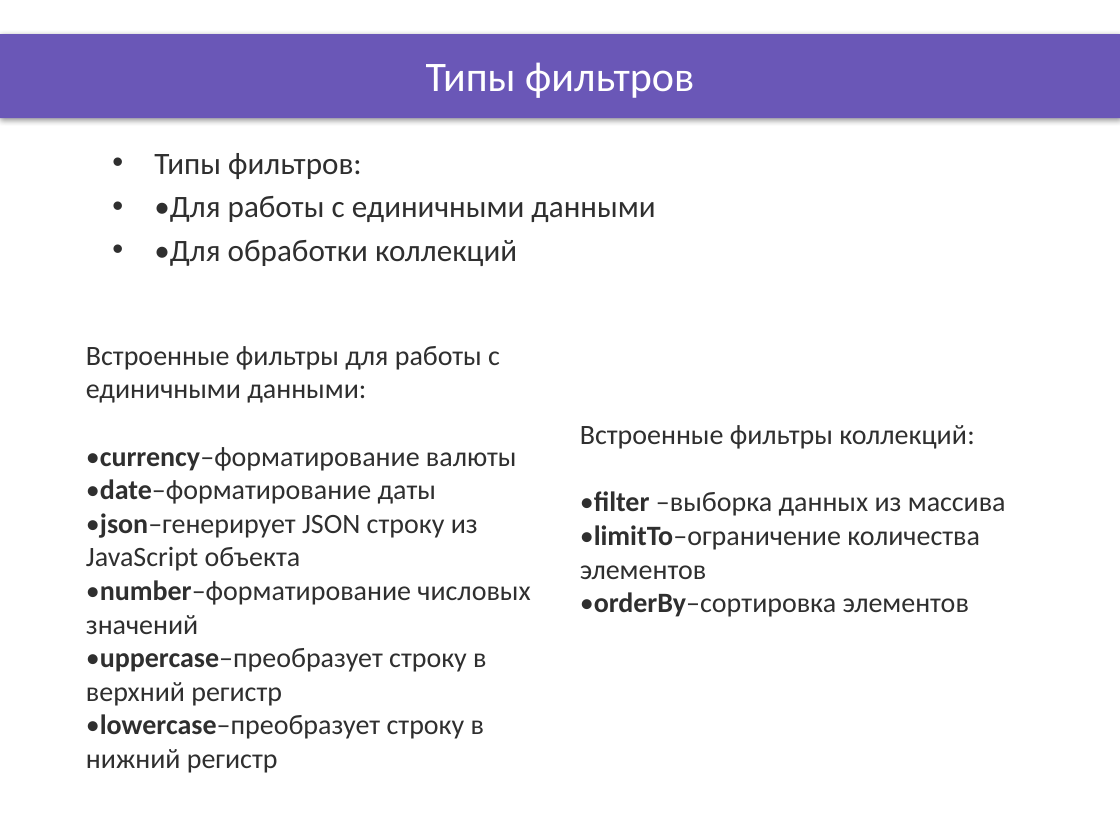
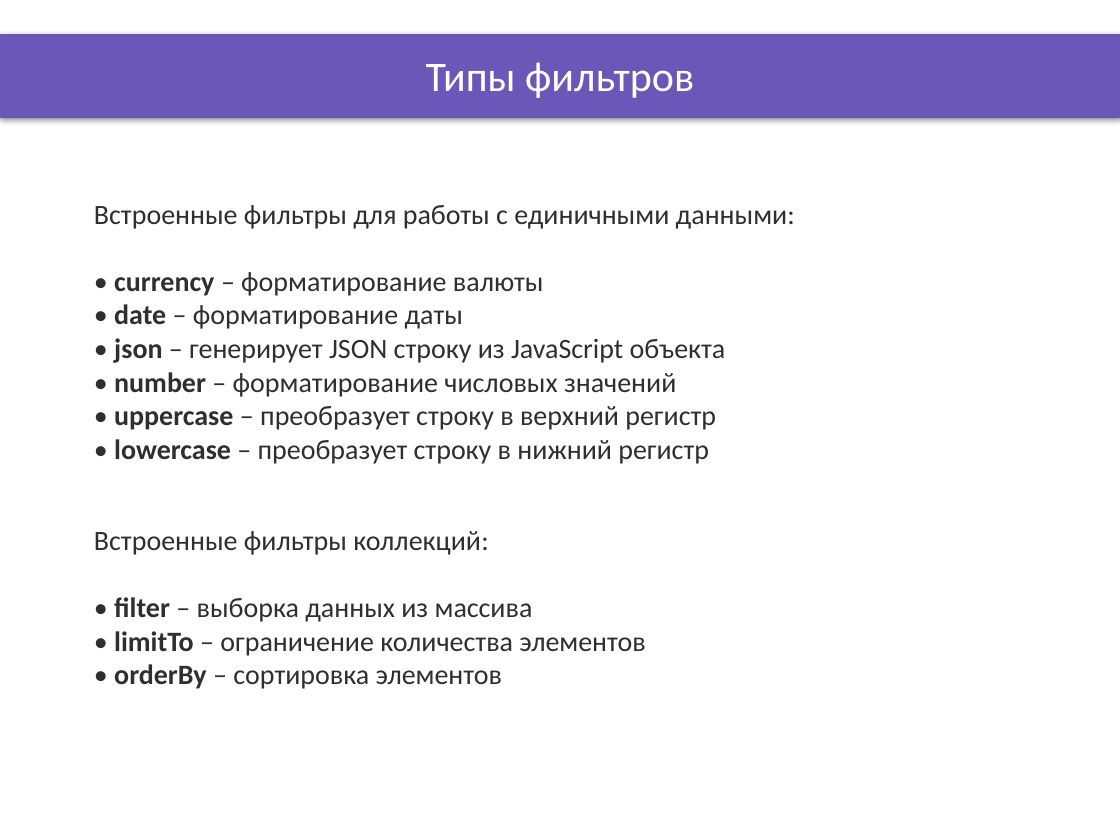
Before and after one commit to DinamickaDevelopment/Ignite-1, a slide deck: slide 6 of 002_Angular/lesson_13/Presentation/Filters_DOM.pptx. Drawn at 1120x840 pixels with LibreOffice and Linux fonts; fonts in the diff are those of the drawing; background and template pictures are left out. Boxes give left, top, right and bottom in pixels: in the first picture for what was removed or moved away, otherwise in the second. Text is boxed around its words. In the diff, an @@ line names an element or a change of style, - is before the commit and + after.

```diff
--- a/002_Angular/lesson_13/Presentation/Filters_DOM.pptx
+++ b/002_Angular/lesson_13/Presentation/Filters_DOM.pptx
@@ text removed at box(154, 153, 655, 266) @@
-• Типы фильтров:
-• •Для работы с единичными данными
-• •Для обработки коллекций
@@ text "Встроенные фильтры для работы с ...": place and size @@
-text "Встроенные фильтры для работы с ..." at box(86, 346, 530, 773)
+text "Встроенные фильтры для работы с ..." at box(94, 205, 795, 464)
@@ text at box(114, 272, 726, 464): spaces changed @@
-•currency–форматирование валюты
-•date–форматирование даты
-•json–генерирует JSON строку из JavaScript объекта
-•number–форматирование числовых значений
-•uppercase–преобразует строку в верхний регистр
-•lowercase–преобразует строку в нижний регистр
+• currency – форматирование валюты
+• date – форматирование даты
+• json – генерирует JSON строку из JavaScript объекта
+• number – форматирование числовых значений
+• uppercase – преобразует строку в верхний регистр
+• lowercase – преобразует строку в нижний регистр
@@ text "Встроенные фильтры коллекций:": place and size @@
-text "Встроенные фильтры коллекций:" at box(580, 425, 1006, 617)
+text "Встроенные фильтры коллекций:" at box(94, 531, 645, 689)
@@ text at box(114, 597, 645, 689): spaces changed @@
-•filter –выборка данных из массива
-•limitTo–ограничение количества элементов
-•orderBy–сортировка элементов
+• filter – выборка данных из массива
+• limitTo – ограничение количества элементов
+• orderBy – сортировка элементов
```
Also in this commit, not shown: 5 other slides changed, 41 other files.
